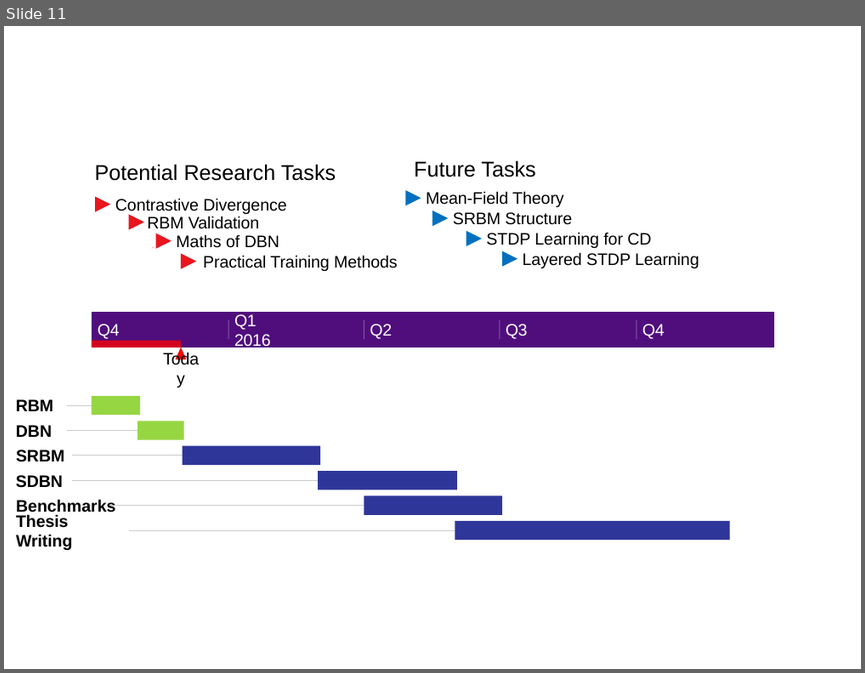
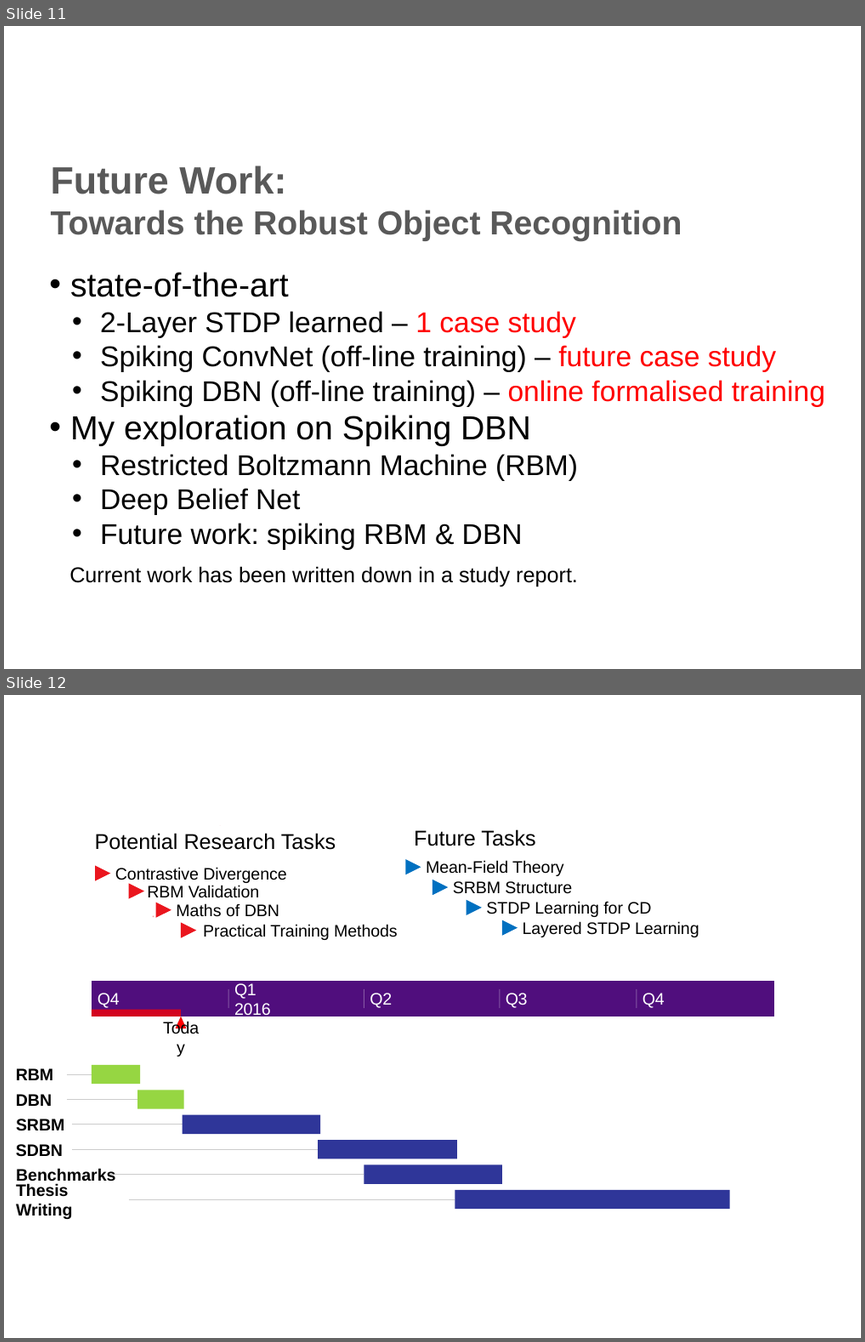
Before and after one commit to qian-liu/2nd_year_short_report, a slide deck: 2nd_year_int.pptx. Shown one above the other, each under a label of ours: slide 11 before the commit, slides 11 and 12 after it. The pictures are 865x673 and 865x1342 pixels, drawn with LibreOffice and Linux fonts; fonts in the diff are those of the drawing; background and template pictures are left out. Boxes give left, top, right and bottom in pixels: in the first picture for what was removed or moved away, otherwise in the second. Text is boxed around its words. In the diff, an @@ line names an element or a change of style, - is before the commit and + after.

```diff
--- a/2nd_year_int.pptx
+++ b/2nd_year_int.pptx
@@ slide 11 added at box(4, 26, 861, 669), background #FFFFFF @@
@@ text added at box(51, 165, 681, 241), 28 pt, text #595959, bold @@
+Future Work:
+Towards the Robust Object Recognition
@@ text added at box(70, 272, 825, 550), 24 pt, text #000000 @@
+• state-of-the-art
+  • 2-Layer STDP learned – 1 case study
+  • Spiking ConvNet (off-line training) – future case study
+  • Spiking DBN (off-line training) – online formalised training
+• My exploration on Spiking DBN
+  • Restricted Boltzmann Machine (RBM)
+  • Deep Belief Net
+  • Future work: spiking RBM & DBN
@@ text added at box(69, 566, 578, 587), 18 pt, text #000000 @@
+Current work has been written down in a study report.
@@ what was slide 11 is now slide 12 @@
```
Also in this commit, not shown: 3 slides changed, 7 other slides added, 7 slides removed, 4 other files.
